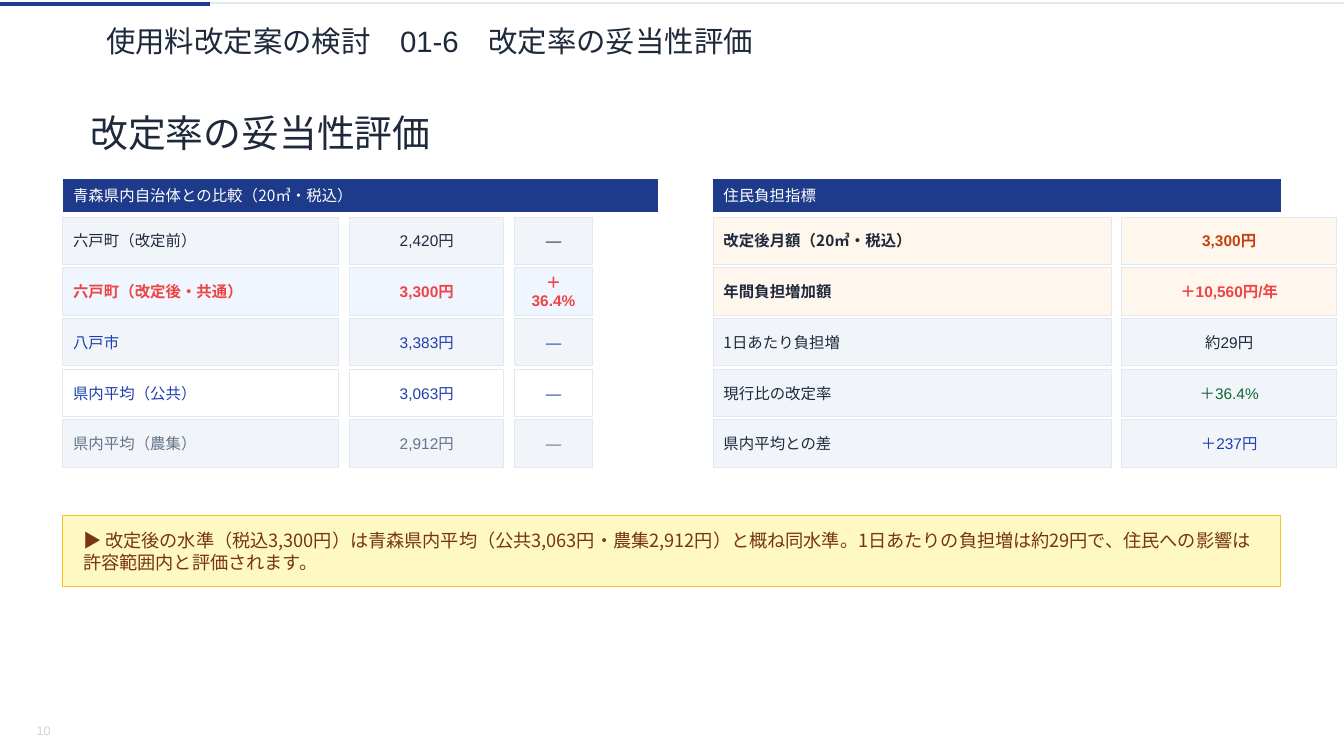
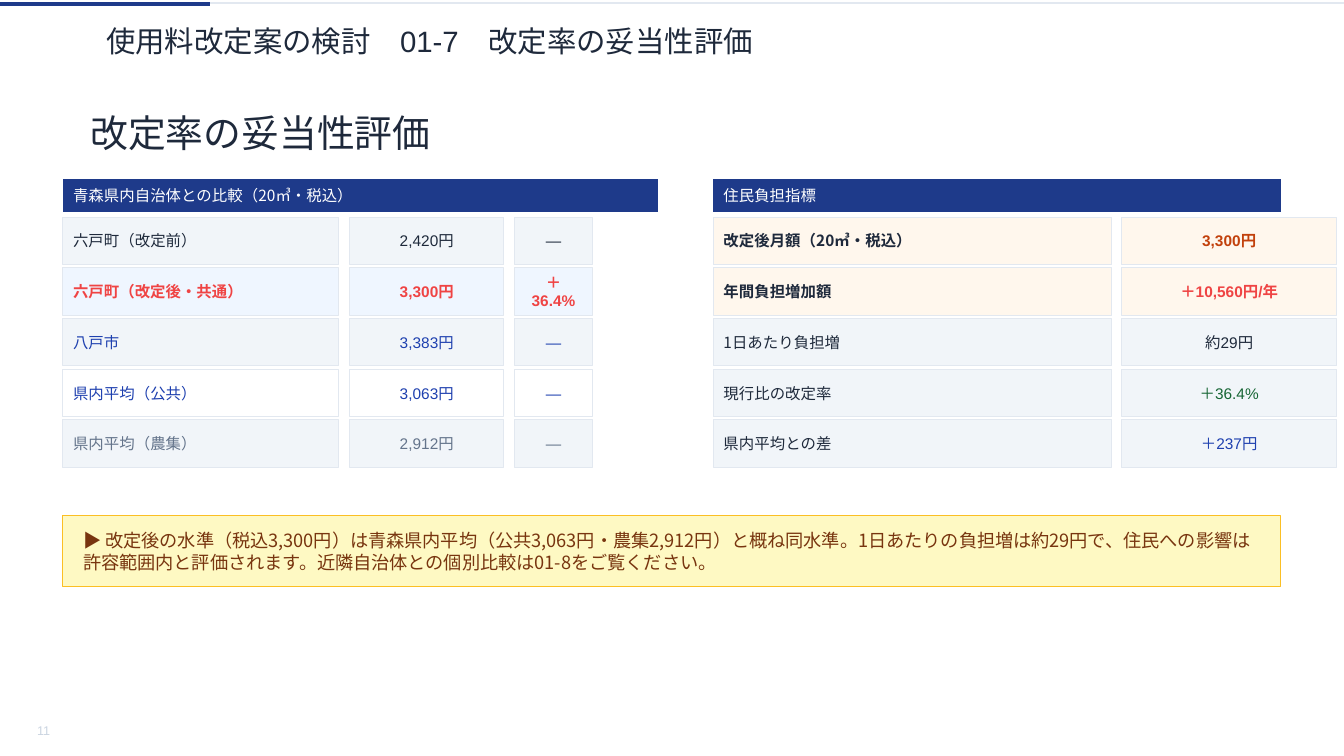
Before and after one commit to ryowakayama-gif/repository, a slide deck: slide 11 of rokko_sewage_council/output/六戸町_第2回審議会資料.pptx (slide 10 before the commit). Drawn at 1344x756 pixels with LibreOffice and Linux fonts; fonts in the diff are those of the drawing. Boxes give left, top, right and bottom in pixels: in the first picture for what was removed or moved away, otherwise in the second. Text is boxed around its words. In the diff, an @@ line names an element or a change of style, - is before the commit and + after.

```diff
--- a/rokko_sewage_council/output/六戸町_第2回審議会資料.pptx
+++ b/rokko_sewage_council/output/六戸町_第2回審議会資料.pptx
@@ text in freeform shape at (x1=106, y1=27, x2=753, y2=55): text changed @@
-使用料改定案の検討 01-6 改定率の妥当性評価
+使用料改定案の検討 01-7 改定率の妥当性評価
@@ text in freeform shape at (x1=83, y1=531, x2=1250, y2=571): text changed @@
-▶ 改定後の水準（税込3,300円）は青森県内平均（公共3,063円・農集2,912円）と概ね同水準。1日あたりの負担増は約29円で、住民への影響は許容範囲内と評価されます。
+▶ 改定後の水準（税込3,300円）は青森県内平均（公共3,063円・農集2,912円）と概ね同水準。1日あたりの負担増は約29円で、住民への影響は許容範囲内と評価されます。近隣自治体との個別比較は01-8をご覧ください。
@@ text in freeform shape at (x1=37, y1=727, x2=50, y2=735): text changed @@
-10
+11
```
Also in this commit, not shown: 32 other slides changed, 2 slides added, 7 other files.
